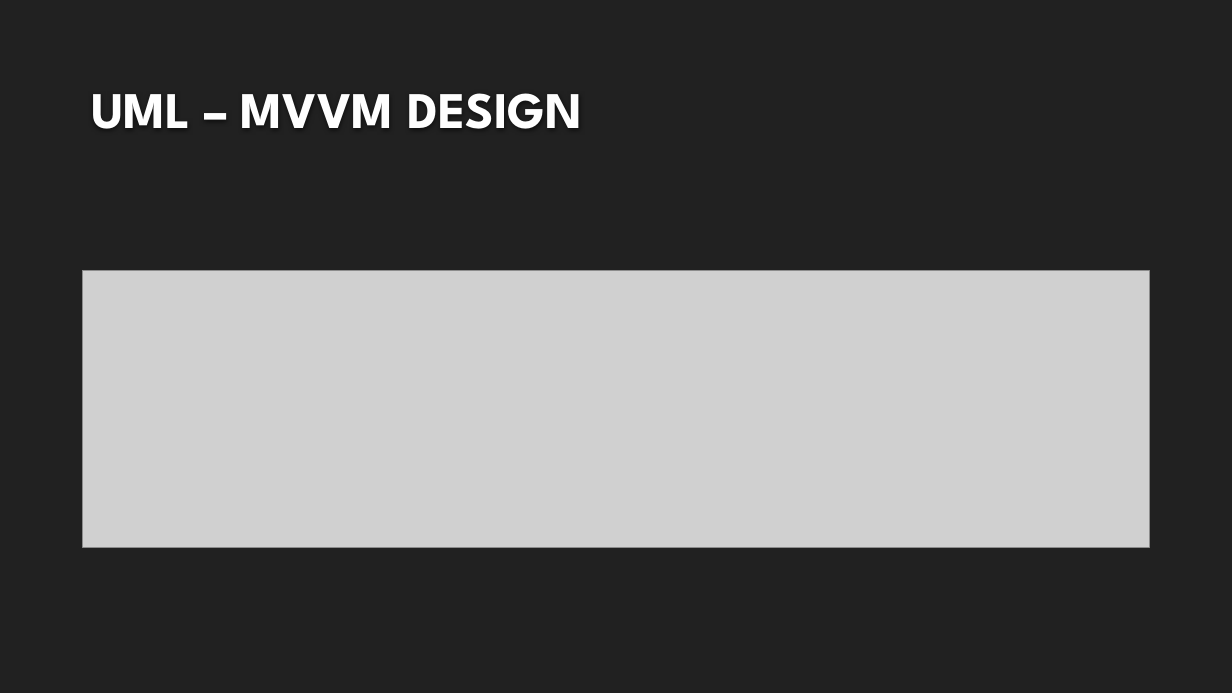
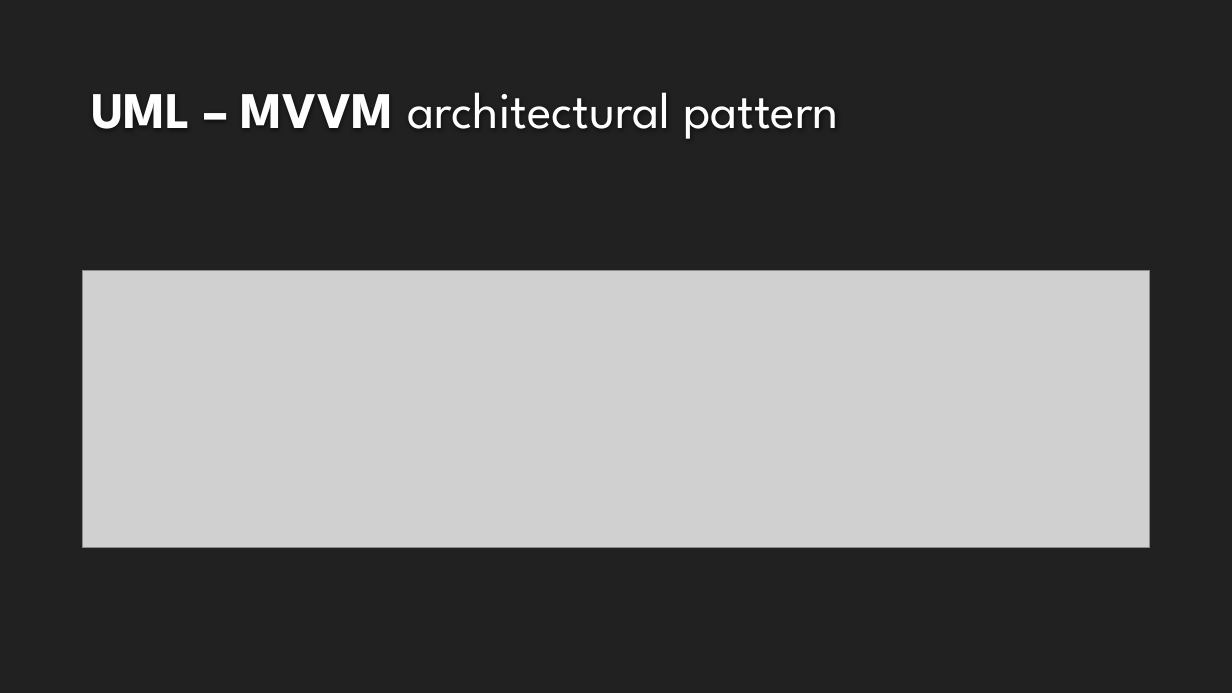
Before and after one commit to yahavz100/FlightGear-Android-App, a slide deck: slide 4 of InstallationAndPreview/Advanced Programming 2 -EX3.pptx. Drawn at 1232x693 pixels with LibreOffice and Linux fonts; fonts in the diff are those of the drawing; grey boxes stand for pictures; background and template pictures are left out. Boxes give left, top, right and bottom in pixels: in the first picture for what was removed or moved away, otherwise in the second. Text is boxed around its words. In the diff, an @@ line names an element or a change of style, - is before the commit and + after.

```diff
--- a/InstallationAndPreview/Advanced Programming 2 -EX3.pptx
+++ b/InstallationAndPreview/Advanced Programming 2 -EX3.pptx
@@ title at (91,92,839,139): text changed; bold off @@
-UML – MVVM DESIGN
+UML – MVVM architectural pattern
```
Also in this commit, not shown: 1 other slide changed.
